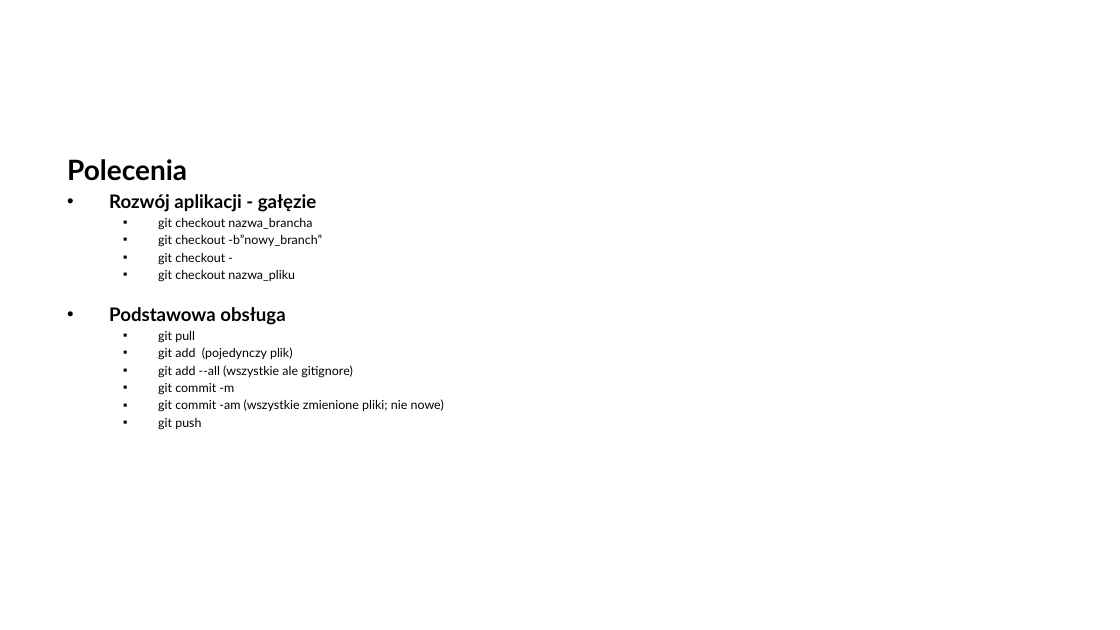
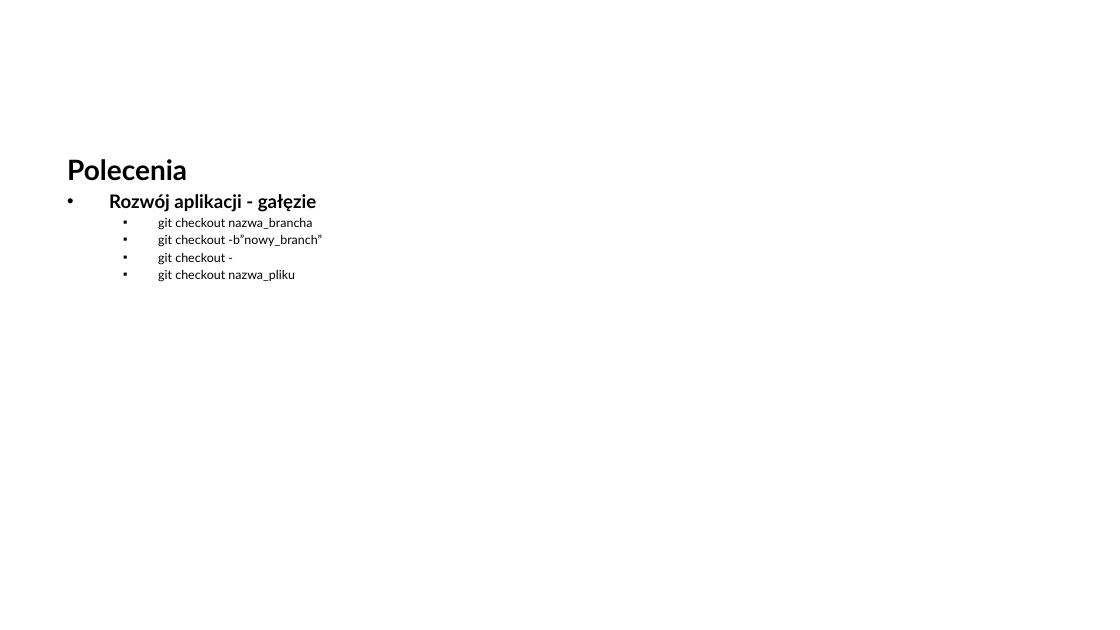
Before and after one commit to arturkwiek/gitlab-tutorial, a slide deck: slide 19 of gitLab - tutorial.pptx. Drawn at 1120x630 pixels with LibreOffice and Linux fonts; fonts in the diff are those of the drawing; background and template pictures are left out. Boxes give left, top, right and bottom in pixels: in the first picture for what was removed or moved away, otherwise in the second. Text is boxed around its words. In the diff, an @@ line names an element or a change of style, - is before the commit and + after.

```diff
--- a/gitLab - tutorial.pptx
+++ b/gitLab - tutorial.pptx
@@ text at (x1=109, y1=307, x2=444, y2=430): paragraphs removed @@
-  • Podstawowa obsługa
-  ▪ git pull
-  ▪ git add (pojedynczy plik)
-  ▪ git add --all (wszystkie ale gitignore)
-  ▪ git commit -m
-  ▪ git commit -am (wszystkie zmienione pliki; nie nowe)
-  ▪ git push
```
Also in this commit, not shown: 2 other slides changed, 6 slides added, 3 slides removed, 4 other files.
